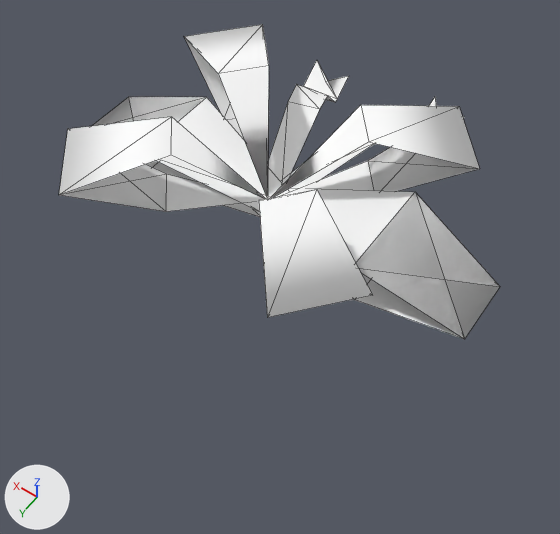
Renders of the OBJ model Assets/Art/Nova1492/GXConverted/Models/Environment/Props/datan_common_Xmas_04_57a22bda.obj from each side of a commit.
Both versions are drawn from a 50 mm lens placed at (-0.692, 0.956, 1.489), pointed at (-0.011, 0.002, -0.01). Lighting does not change. The marker at lower left points along +X, +Y and +Z. The picture after the commit comes second. Mesh edges are drawn as thin lines. Where no turn or scale is listed for an object, it has been applied to the vertices.

Names of what the first picture shows: 'datan_common_Xmas_04_57a22bda'.
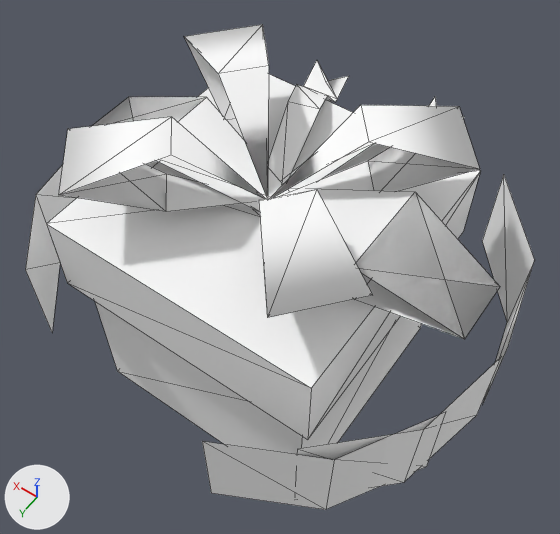
Location of each change, (x1, y1, x2, y2) in pixels of the pictures (560 x 534 px):
'datan_common_Xmas_04_57a22bda_mesh03', added
    after: (46, 74, 480, 455)
'datan_common_Xmas_04_57a22bda_mesh05', added
    after: (202, 412, 446, 510)
'datan_common_Xmas_04_57a22bda_mesh01', added
    after: (297, 358, 501, 487)
'datan_common_Xmas_04_57a22bda_mesh00', added
    after: (482, 175, 534, 404)
'datan_common_Xmas_04_57a22bda_mesh02', added
    after: (25, 165, 76, 332)

What changed in the scene script:
```text
Add me_datan_common_xmas_04_57a22bda_mesh05:
    me_datan_common_xmas_04_57a22bda_mesh05.from_pydata([(-0.543, 0.193, -0.128), (-0.543, 0.193, 0.128), (-0.421, 0.404, 0.133), (-0.417, 0.405, -0.122), (-0.207, 0.525, 0.156), (-0.206, 0.525, -0.094)], [], [(0, 1, 2), (2, 3, 0), (3, 2, 4), (4, 5, 3)])
    me_datan_common_xmas_04_57a22bda_mesh05.materials.append(mat_datan_common_xmas_04_57a22bda)  # white #ffffff
Add me_datan_common_xmas_04_57a22bda_mesh03:
    me_datan_common_xmas_04_57a22bda_mesh03.from_pydata(...)  # 16 vertices, 18 faces; spans x -0.324..0.374, y -0.357..0.341, z -0.435..0.21
    me_datan_common_xmas_04_57a22bda_mesh03.materials.append(mat_datan_common_xmas_04_57a22bda)  # white #ffffff
Add me_datan_common_xmas_04_57a22bda_mesh02:
    me_datan_common_xmas_04_57a22bda_mesh02.from_pydata([(0.576, 0.015, -0.128), (0.576, 0.015, 0.128), (0.526, 0.254, 0.133), (0.521, 0.256, -0.122), (0.359, 0.435, 0.156), (0.358, 0.435, -0.094)], [], [(0, 1, 2), (2, 3, 0), (3, 2, 4), (4, 5, 3)])
    me_datan_common_xmas_04_57a22bda_mesh02.materials.append(mat_datan_common_xmas_04_57a22bda)  # white #ffffff
Add me_datan_common_xmas_04_57a22bda_mesh01:
    me_datan_common_xmas_04_57a22bda_mesh01.from_pydata([(-0.576, 0.015, -0.128), (-0.576, 0.015, 0.128), (-0.526, 0.254, 0.133), (-0.521, 0.256, -0.122), (-0.359, 0.435, 0.156), (-0.358, 0.435, -0.094)], [], [(0, 1, 2), (2, 3, 0), (3, 2, 4), (4, 5, 3)])
    me_datan_common_xmas_04_57a22bda_mesh01.materials.append(mat_datan_common_xmas_04_57a22bda)  # white #ffffff
Add me_datan_common_xmas_04_57a22bda_mesh00:
    me_datan_common_xmas_04_57a22bda_mesh00.from_pydata([(-0.576, -0.015, -0.128), (-0.576, -0.015, 0.128), (-0.526, -0.254, 0.133), (-0.521, -0.256, -0.122), (-0.359, -0.435, 0.156), (-0.358, -0.435, -0.094)], [], [(0, 1, 2), (2, 3, 0), (3, 2, 4), (4, 5, 3)])
    me_datan_common_xmas_04_57a22bda_mesh00.materials.append(mat_datan_common_xmas_04_57a22bda)  # white #ffffff
Add ob_datan_common_xmas_04_57a22bda_mesh05:
    ob_datan_common_xmas_04_57a22bda_mesh05 = bpy.data.objects.new('datan_common_Xmas_04_57a22bda_mesh05', me_datan_common_xmas_04_57a22bda_mesh05)
    ob_datan_common_xmas_04_57a22bda_mesh05.location = (0.0, 0.0, 0.0)
Add ob_datan_common_xmas_04_57a22bda_mesh03:
    ob_datan_common_xmas_04_57a22bda_mesh03 = bpy.data.objects.new('datan_common_Xmas_04_57a22bda_mesh03', me_datan_common_xmas_04_57a22bda_mesh03)
    ob_datan_common_xmas_04_57a22bda_mesh03.location = (0.0, 0.0, 0.0)
Add ob_datan_common_xmas_04_57a22bda_mesh02:
    ob_datan_common_xmas_04_57a22bda_mesh02 = bpy.data.objects.new('datan_common_Xmas_04_57a22bda_mesh02', me_datan_common_xmas_04_57a22bda_mesh02)
    ob_datan_common_xmas_04_57a22bda_mesh02.location = (0.0, 0.0, 0.0)
Add ob_datan_common_xmas_04_57a22bda_mesh01:
    ob_datan_common_xmas_04_57a22bda_mesh01 = bpy.data.objects.new('datan_common_Xmas_04_57a22bda_mesh01', me_datan_common_xmas_04_57a22bda_mesh01)
    ob_datan_common_xmas_04_57a22bda_mesh01.location = (0.0, 0.0, 0.0)
Add ob_datan_common_xmas_04_57a22bda_mesh00:
    ob_datan_common_xmas_04_57a22bda_mesh00 = bpy.data.objects.new('datan_common_Xmas_04_57a22bda_mesh00', me_datan_common_xmas_04_57a22bda_mesh00)
    ob_datan_common_xmas_04_57a22bda_mesh00.location = (0.0, 0.0, 0.0)
```
